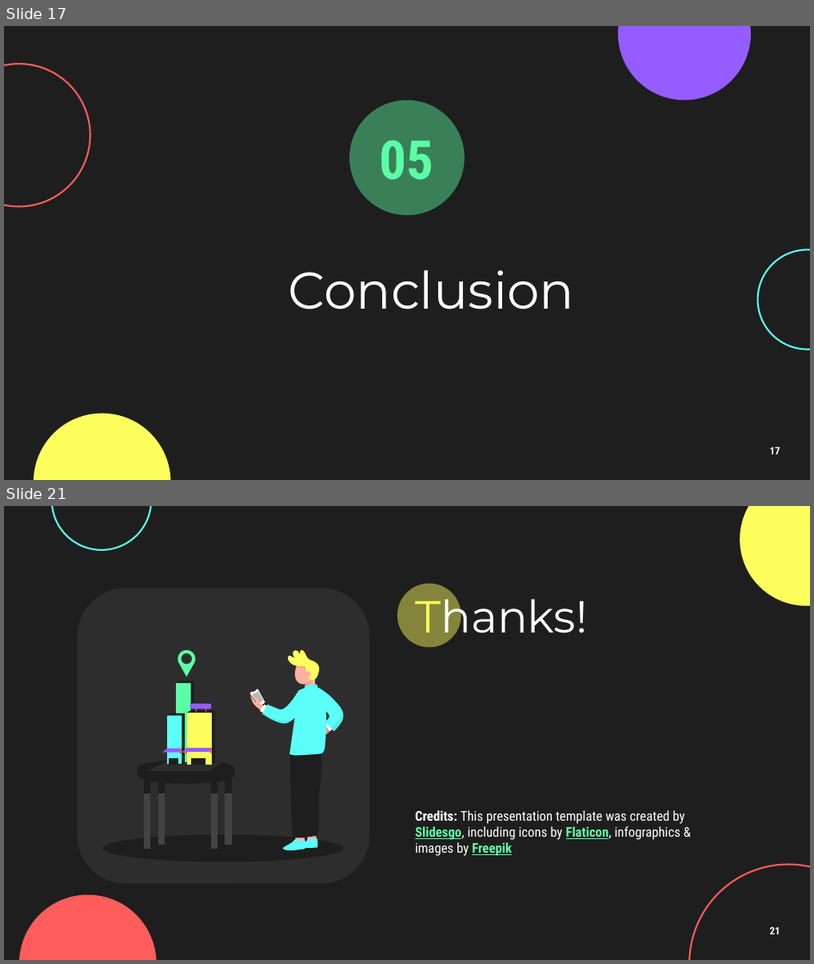
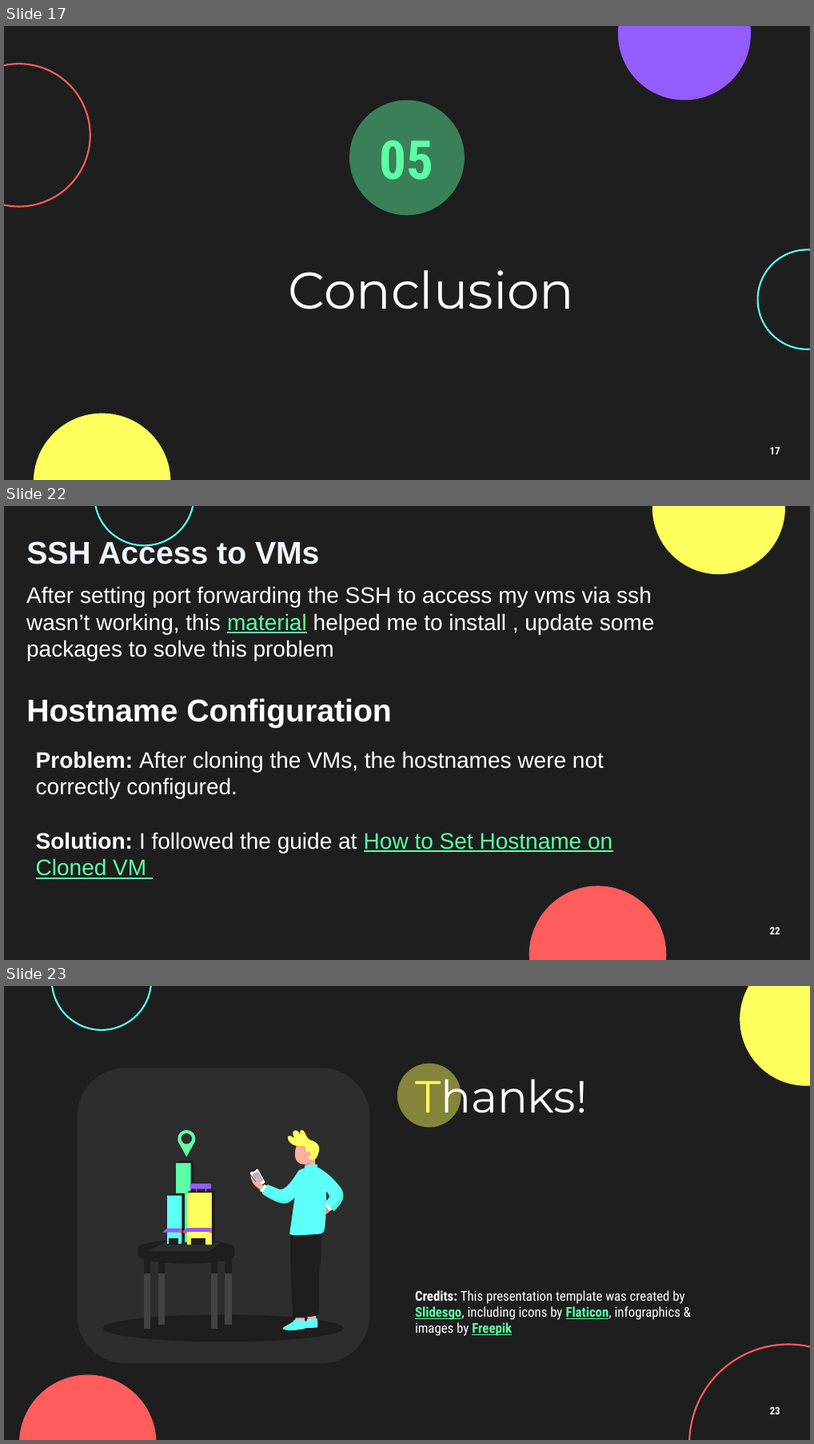
Before and after one commit to ahmedtarek26/cloud_basics_project, a slide deck: Cloud Computing Performance Testing.pptx. Shown one above the other, each under a label of ours: slides 17 and 21 before the commit, slides 17, 22 and 23 after it; the slides between them are not shown. The pictures are 814x964 and 814x1444 pixels, drawn with LibreOffice and Linux fonts; fonts in the diff are those of the drawing. Boxes give left, top, right and bottom in pixels: in the first picture for what was removed or moved away, otherwise in the second. Text is boxed around its words. In the diff, an @@ line names an element or a change of style, - is before the commit and + after.

```diff
--- a/Cloud Computing Performance Testing.pptx
+++ b/Cloud Computing Performance Testing.pptx
@@ slide 22 added at bbox=[4, 506, 810, 960], background #1E1E1E @@
@@ ellipse added at bbox=[94, 506, 194, 545], outline #5CFFF8 1.5 pt @@
@@ ellipse added at bbox=[652, 506, 786, 575], fill #FDFF5C @@
@@ title added at bbox=[26, 539, 320, 564], 28 pt, text #F0F6FC, bold @@
+SSH Access to VMs
@@ text added at bbox=[26, 586, 655, 660], 20 pt, text #FFFFFF @@
+After setting port forwarding the SSH to access my vms via ssh wasn’t working, this material helped me to install , update some packages to solve this problem
@@ text added at bbox=[26, 698, 392, 728], 28 pt, text #FFFFFF, bold @@
+Hostname Configuration
@@ text added at bbox=[36, 751, 613, 879], 20 pt, text #FFFFFF @@
+Problem: After cloning the VMs, the hostnames were not correctly configured.
+Solution: I followed the guide at How to Set Hostname on Cloned VM
@@ ellipse added at bbox=[529, 886, 666, 960], fill #FF5C5C @@
@@ page number added at bbox=[770, 926, 781, 934], 9.2 pt, text #FFFFFF, bold @@
+22
@@ what was slide 21 is now slide 23 @@
@@ page number at bbox=[770, 1406, 781, 1414]: text changed @@
-21
+23
```
Also in this commit, not shown: 7 slides changed, 1 other slide added.
